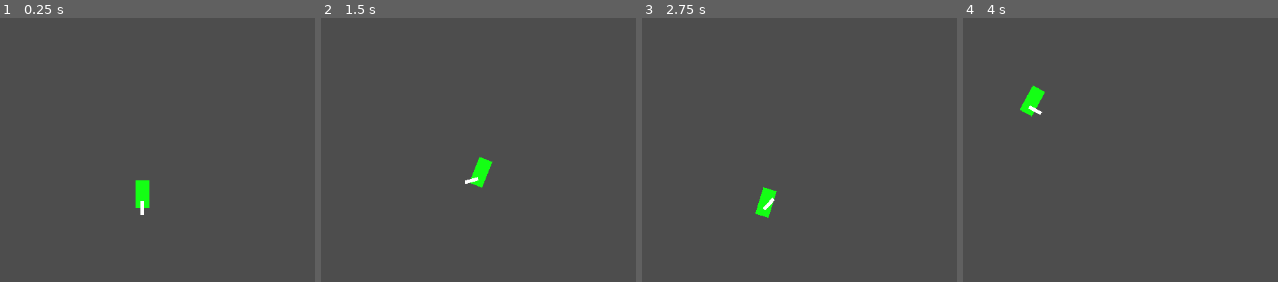
Above: before the commit, frames 1-4 (left to right).
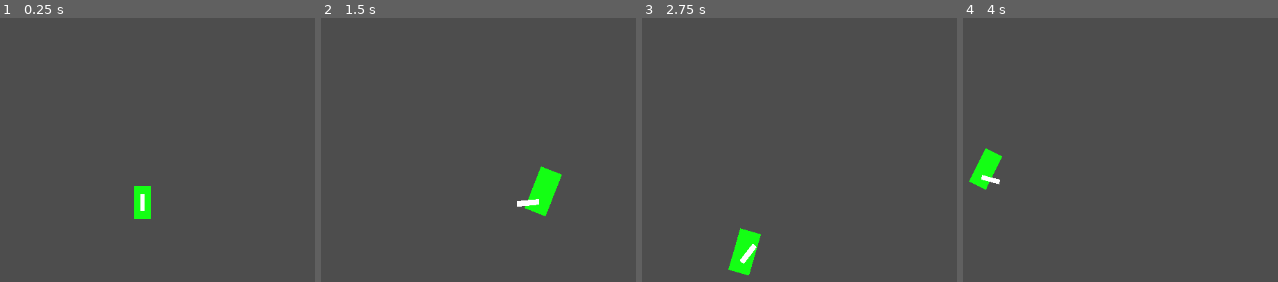
Above: after the commit, the same moments.

Repository: Denomycor/piratesoftware-16
Game: Godot game, scene res://arena.tscn
Same seed, same stepped clock (60 frames per second), same inputs: the game is played once before the commit and once after it.
Inputs (mouse positions are in pixels of both pictures, inside the frame that each line leads up to):
- Up to frame 1 (0.25 s): no input
- Up to frame 2 (1.5 s): move the mouse to (outside the picture) at 0.52 s; click (outside the picture) at 0.67 s; move the mouse to (outside the picture) at 1.27 s; click (outside the picture) at 1.42 s
- Up to frame 3 (2.75 s): move the mouse to (865, 102) at 2.02 s; click (865, 102) at 2.17 s
- Up to frame 4 (4 s): move the mouse to (outside the picture) at 2.77 s; click (outside the picture) at 2.92 s; move the mouse to (outside the picture) at 3.52 s; click (outside the picture) at 3.67 s

The runs differ from the first frame. In frame 1, 0.5% of the frame differs, in the area x 42-48%, y 61-77%; in frame 2, 1.8%, in the area x 45-77%, y 52-75%; in frame 3, 1.6%; in frame 4, 1.5%.

Commit message:
camera zooms based on speed

Diff:
--- a/boom_arm.gd
+++ b/boom_arm.gd
@@ -2,12 +2,28 @@
 
 @export var mouse_slide_distance: float = 1000
 @export var slide_ratio: float = 0.4
+@export var min_zoom: float = 1
+@export var max_zoom: float = 2
+@export var min_speed: float = 0
+@export var max_speed: float = 300
 
-func _process(_delta):
-	position = clampf(get_mouse_distance(),0,mouse_slide_distance) * slide_ratio * get_mouse_direction()
+@onready var camera: Camera2D = get_node("Camera2D")
+
+func _process(delta):
+	set_boom_position()
+	set_camera_zoom(delta)
 
 func get_mouse_distance() -> float:
 	return (get_local_mouse_position() - Vector2.ZERO).distance_to(Vector2.ZERO)
 
 func get_mouse_direction() -> Vector2:
 	return (get_local_mouse_position() - Vector2.ZERO).normalized()
+
+func set_boom_position() -> void:
+	position = clampf(get_mouse_distance(),0,mouse_slide_distance) * slide_ratio * get_mouse_direction()
+
+func set_camera_zoom(delta: float) -> void:
+	var speed = owner.linear_velocity.length()
+	print(speed)
+	var zoom = clampf(lerpf(max_zoom, min_zoom, (speed - min_speed)/max_speed), min_zoom, max_zoom)
+	camera.zoom = lerp(camera.zoom, Vector2(zoom,zoom), delta)
--- a/car.tscn
+++ b/car.tscn
@@ -1,10 +1,10 @@
-[gd_scene load_steps=5 format=3 uid="uid://drcpxeie725b"]
+[gd_scene load_steps=6 format=3 uid="uid://drcpxeie725b"]
 
 [ext_resource type="Script" path="res://car.gd" id="1_nqiho"]
 [ext_resource type="PackedScene" uid="uid://cwf5k547vtn3f" path="res://weapon.tscn" id="1_uckfq"]
+[ext_resource type="Script" path="res://boom_arm.gd" id="3_g02g4"]
 
 [sub_resource type="PhysicsMaterial" id="PhysicsMaterial_kt83k"]
-friction = 0.6
 bounce = 0.1
 
 [sub_resource type="RectangleShape2D" id="RectangleShape2D_chw5h"]
@@ -30,3 +30,12 @@
 [node name="Weapon" parent="." instance=ExtResource("1_uckfq")]
 position = Vector2(0, 10)
 strength = 50.0
+
+[node name="BoomArm" type="Node2D" parent="."]
+position = Vector2(0, 10)
+script = ExtResource("3_g02g4")
+mouse_slide_distance = 500.0
+slide_ratio = 0.5
+max_speed = 400.0
+
+[node name="Camera2D" type="Camera2D" parent="BoomArm"]
--- a/weapon.tscn
+++ b/weapon.tscn
@@ -1,18 +1,9 @@
-[gd_scene load_steps=3 format=3 uid="uid://cwf5k547vtn3f"]
+[gd_scene load_steps=2 format=3 uid="uid://cwf5k547vtn3f"]
 
 [ext_resource type="Script" path="res://weapon.gd" id="1_1blat"]
-[ext_resource type="Script" path="res://boom_arm.gd" id="2_4yyfa"]
 
 [node name="Weapon" type="Node2D"]
 script = ExtResource("1_1blat")
 
 [node name="Polygon2D" type="Polygon2D" parent="."]
 polygon = PackedVector2Array(0, -2.5, 20, -2.5, 20, 2.5, 0, 2.5)
-
-[node name="BoomArm" type="Node2D" parent="."]
-script = ExtResource("2_4yyfa")
-mouse_slide_distance = 500.0
-slide_ratio = 0.5
-
-[node name="Camera2D" type="Camera2D" parent="BoomArm"]
-position_smoothing_enabled = true
Not shown, added: asset_list.txt
